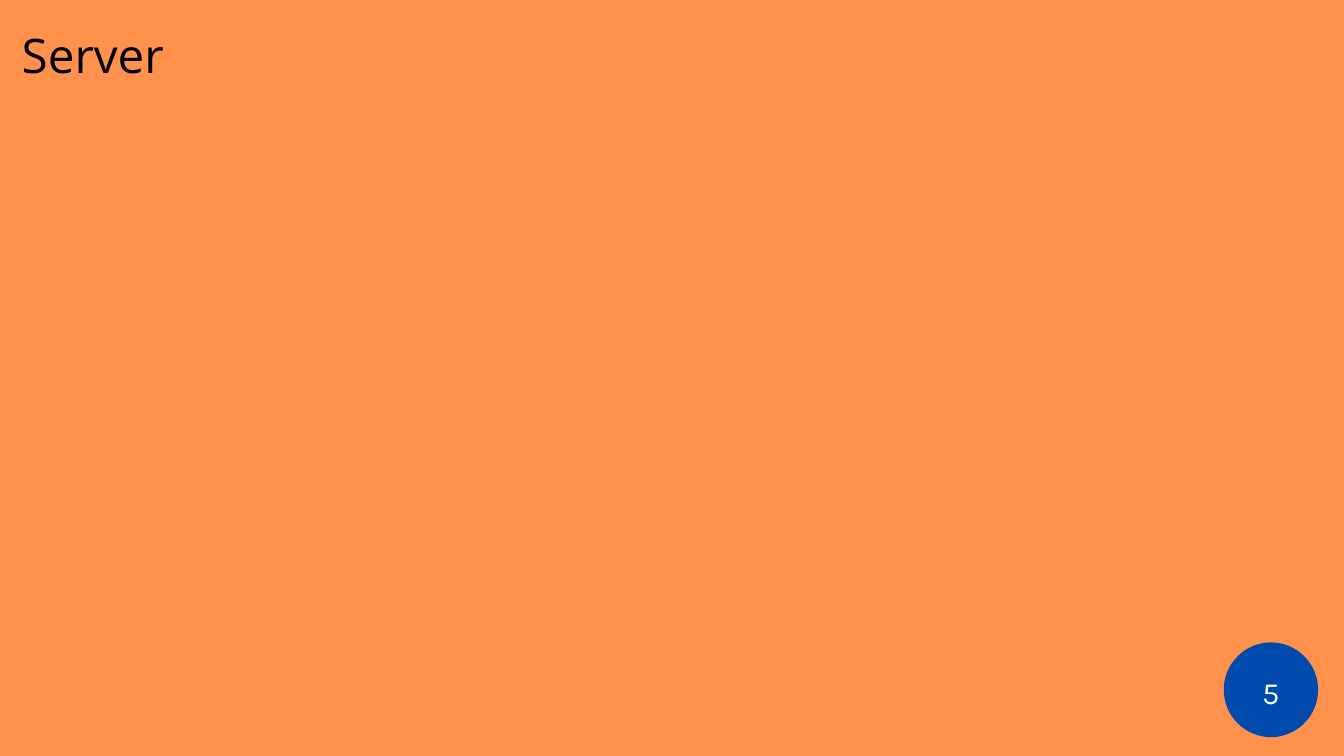
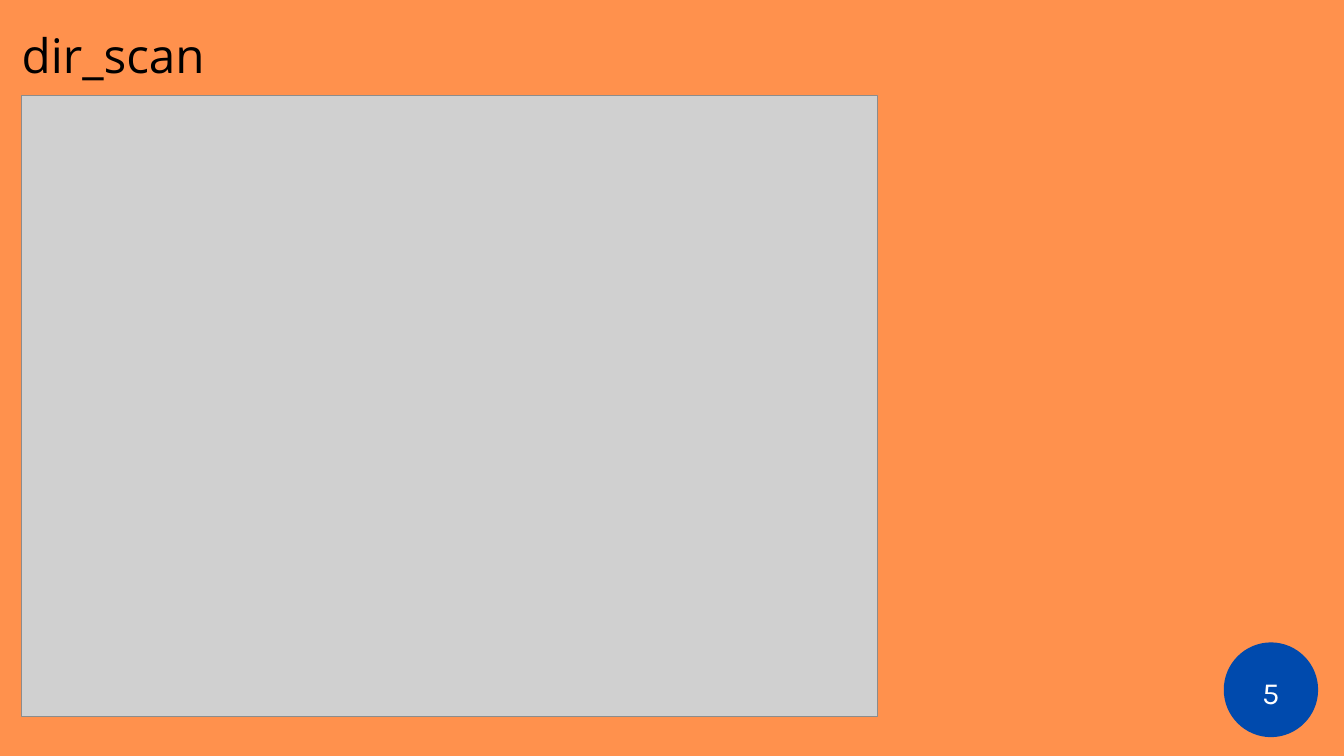
Before and after one commit to ilcors-dev/gruppo-reti, a slide deck: slide 5 of esercitazione_8/documents/Esercitazione 8.pptx. Drawn at 1344x756 pixels with LibreOffice and Linux fonts; fonts in the diff are those of the drawing; grey boxes stand for pictures. Boxes give left, top, right and bottom in pixels: in the first picture for what was removed or moved away, otherwise in the second. Text is boxed around its words. In the diff, an @@ line names an element or a change of style, - is before the commit and + after.

```diff
--- a/esercitazione_8/documents/Esercitazione 8.pptx
+++ b/esercitazione_8/documents/Esercitazione 8.pptx
@@ text at [22,37,205,81]: text changed @@
-Server
+dir_scan
@@ picture added at [22,95,878,717] @@
```
Also in this commit, not shown: 4 other slides changed, 1 slide removed, 2 other files.
